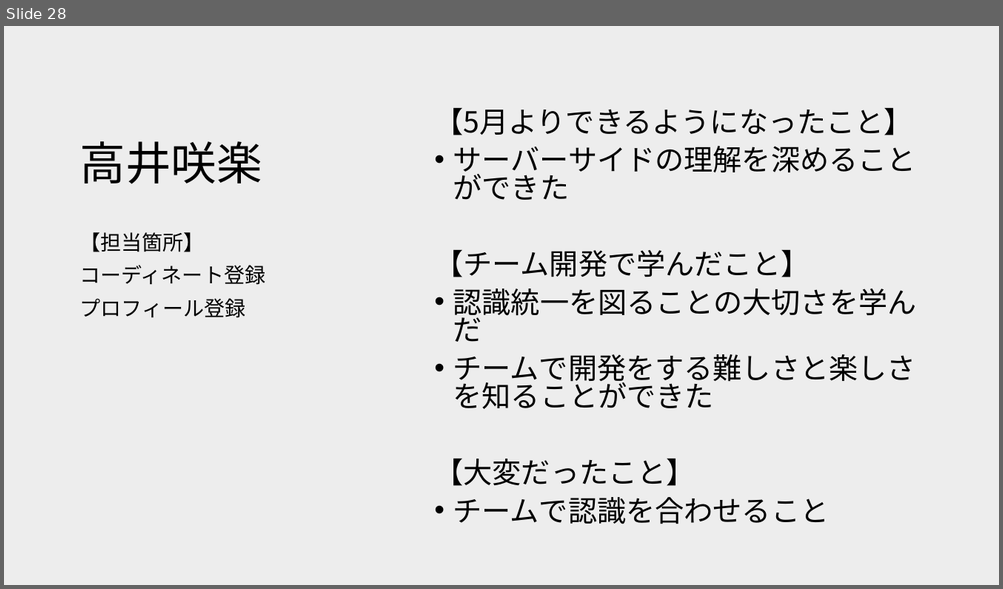
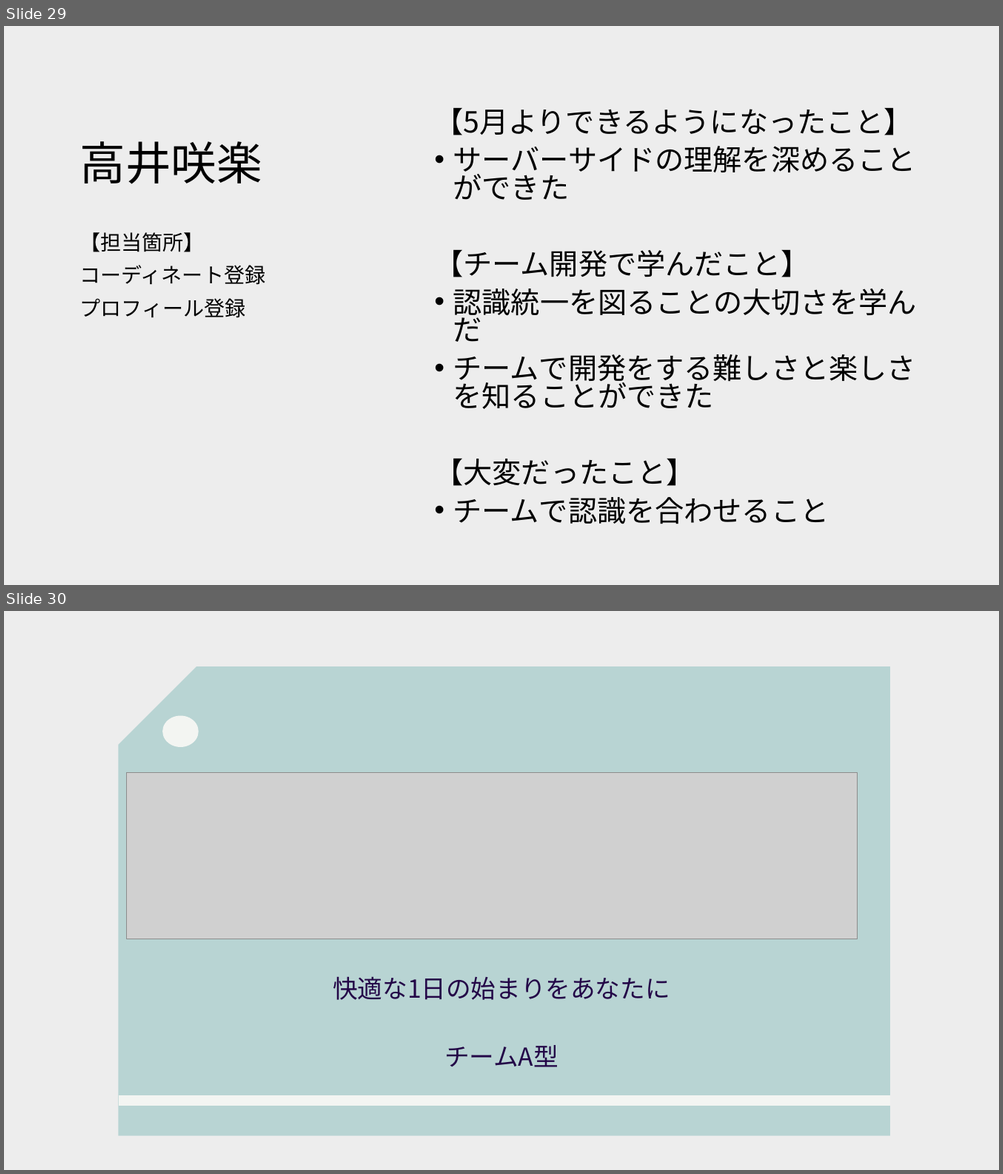
Before and after one commit to dojo2023/C-4, a slide deck: doc/チームA型発表資料.pptx. Shown one above the other, each under a label of ours: slide 28 before the commit, slides 29 and 30 after it. The pictures are 1003x589 and 1003x1174 pixels, drawn with LibreOffice and Linux fonts; fonts in the diff are those of the drawing; grey boxes stand for pictures. Boxes give left, top, right and bottom in pixels: in the first picture for what was removed or moved away, otherwise in the second. Text is boxed around its words. In the diff, an @@ line names an element or a change of style, - is before the commit and + after.

```diff
--- a/doc/チームA型発表資料.pptx
+++ b/doc/チームA型発表資料.pptx
@@ slide 30 added at [4,611,999,1170], background #EDEDED @@
@@ snip rect added at [118,667,890,1136], fill #B8D4D3 @@
@@ ellipse added at [162,715,198,747], fill #F3F5F2 @@
@@ picture added at [126,773,856,940] @@
@@ subtitle added at [333,977,669,1068], 24.1 pt, text #230647 @@
+快適な1日の始まりをあなたに
+チームA型
@@ math minus added at [4,1079,999,1122], fill #F3F5F2 @@
@@ what was slide 28 is now slide 29 @@
```
Also in this commit, not shown: 10 slides changed, 1 other slide added, 2 slides removed.
